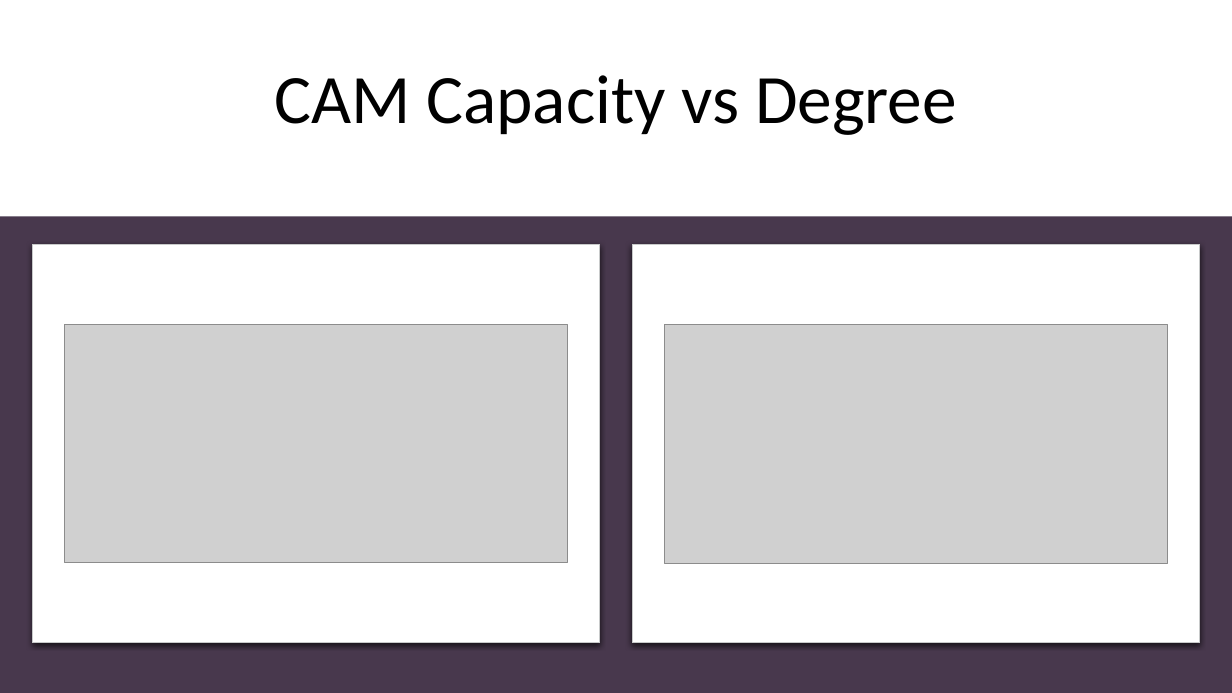
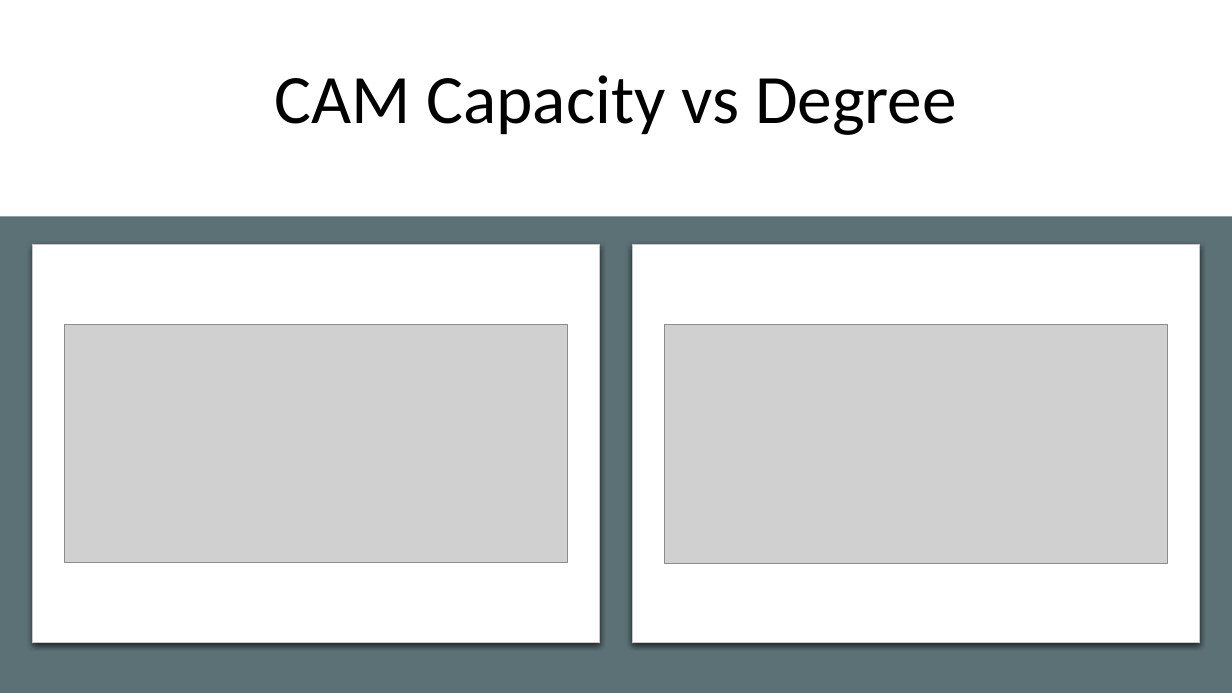
Before and after one commit to jshalf/P38-IUSG-Graphs, a slide deck: slide 12 of Faysal/Weekly_Meeting_210507.pptx. Drawn at 1232x693 pixels with LibreOffice and Linux fonts; fonts in the diff are those of the drawing; grey boxes stand for pictures. Boxes give left, top, right and bottom in pixels: in the first picture for what was removed or moved away, otherwise in the second. Text is boxed around its words. In the diff, an @@ line names an element or a change of style, - is before the commit and + after.

```diff
--- a/Faysal/Weekly_Meeting_210507.pptx
+++ b/Faysal/Weekly_Meeting_210507.pptx
@@ rectangle at [0,216,1232,693]: fill #48384D to #5C7176 @@
```
Also in this commit, not shown: 5 other slides changed, 2 other files.
